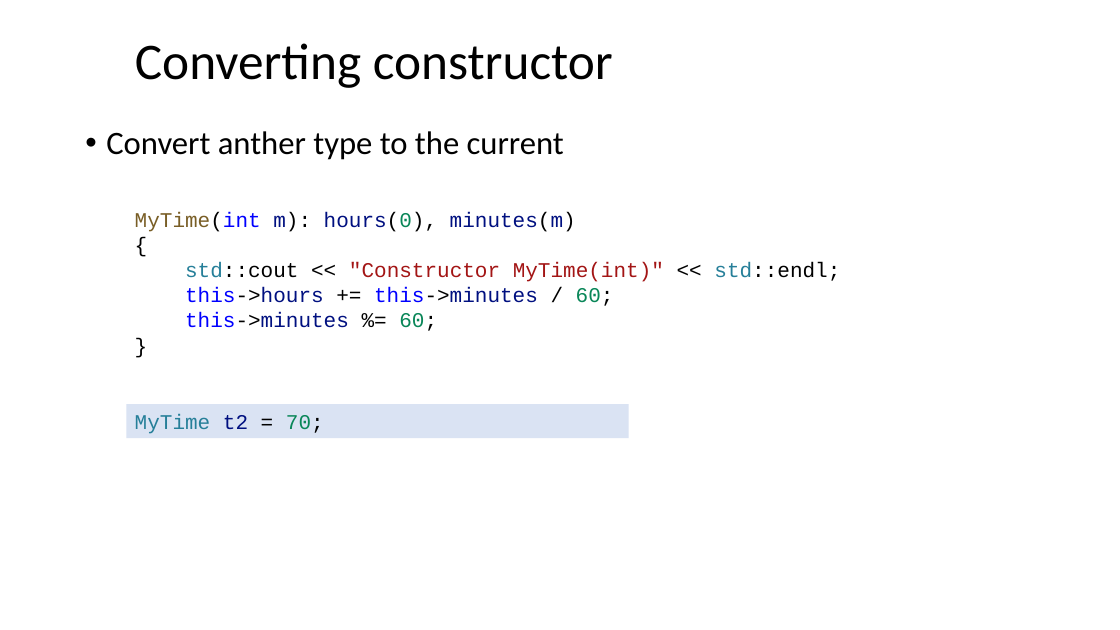
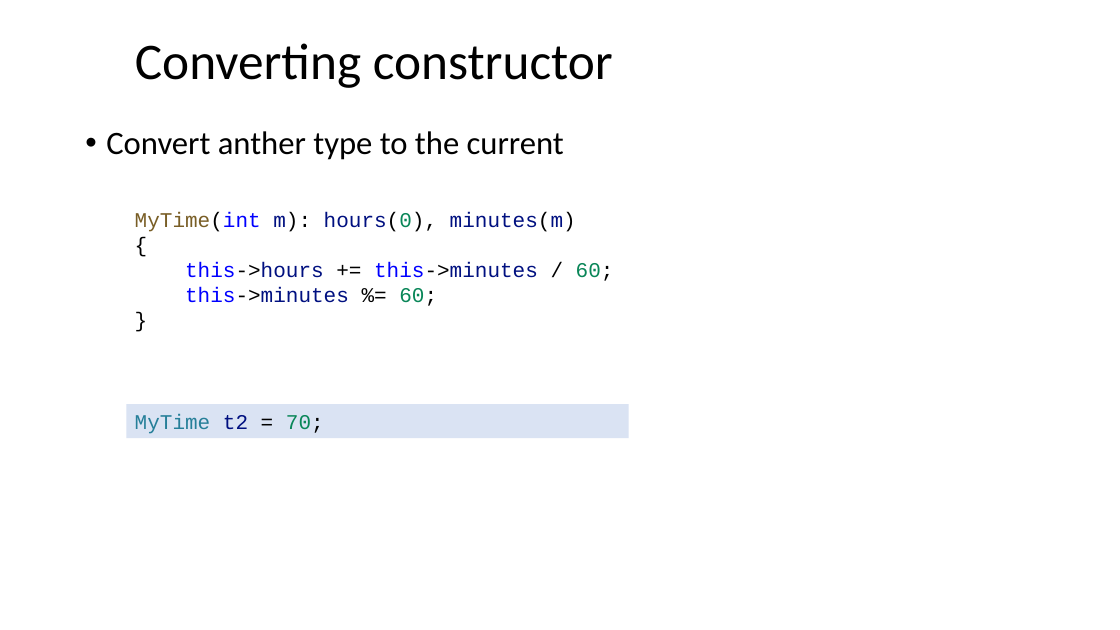
Before and after one commit to dayekuaipao/CPPLearning, a slide deck: slide 18 of week10/Lecture10.pptx. Drawn at 1120x630 pixels with LibreOffice and Linux fonts; fonts in the diff are those of the drawing; background and template pictures are left out. Boxes give left, top, right and bottom in pixels: in the first picture for what was removed or moved away, otherwise in the second. Text is boxed around its words. In the diff, an @@ line names an element or a change of style, - is before the commit and + after.

```diff
--- a/week10/Lecture10.pptx
+++ b/week10/Lecture10.pptx
@@ text at bbox=[185, 262, 840, 282]: paragraph removed @@
-std::cout << "Constructor MyTime(int)" << std::endl;
```
Also in this commit, not shown: 1 other slide changed, 3 other files.
